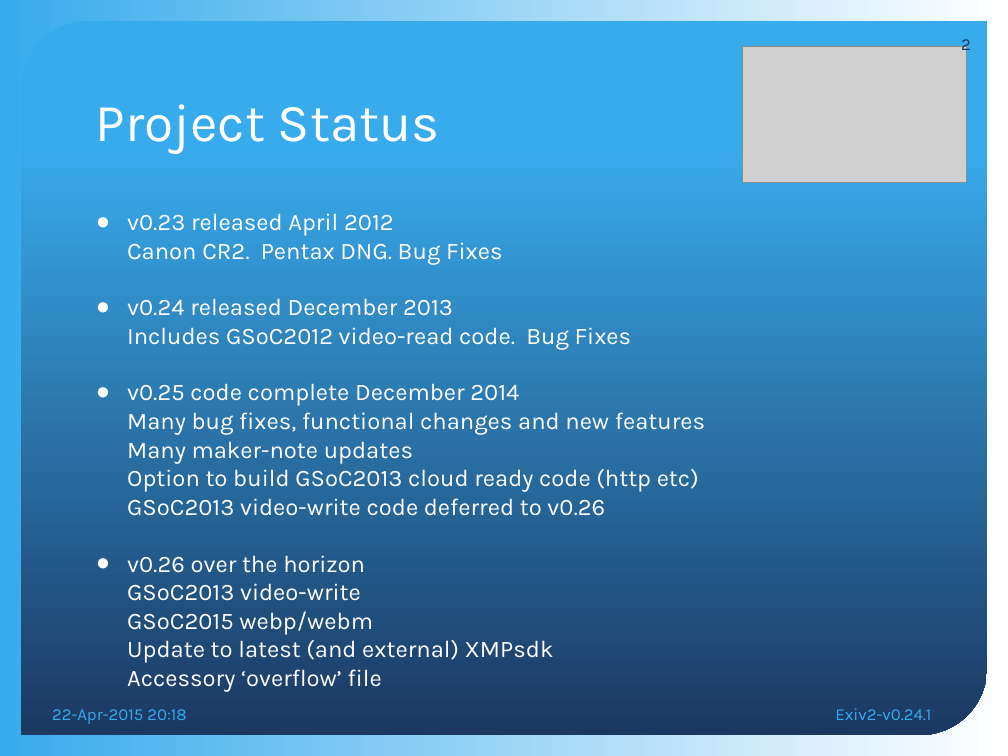
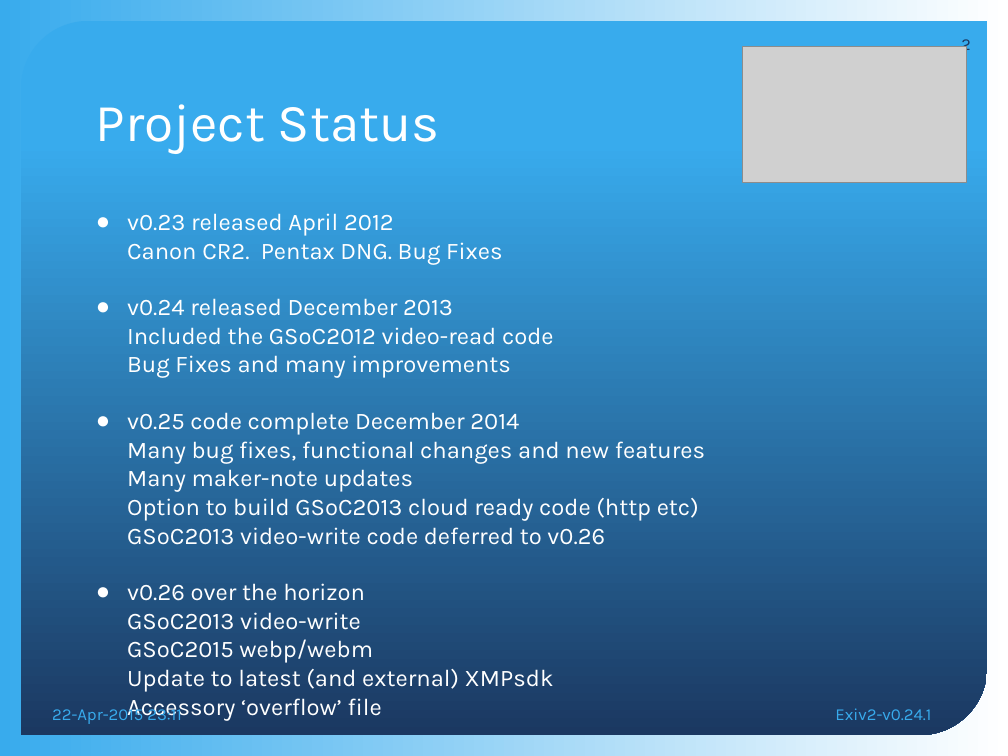
Before and after one commit to nehaljwani/team.exiv2.org, a slide deck: slide 2 of meetings/Exiv2-v0.24.1.pptx. Drawn at 1008x756 pixels with LibreOffice and Linux fonts; fonts in the diff are those of the drawing; grey boxes stand for pictures; background and template pictures are left out. Boxes give left, top, right and bottom in pixels: in the first picture for what was removed or moved away, otherwise in the second. Text is boxed around its words. In the diff, an @@ line names an element or a change of style, - is before the commit and + after.

```diff
--- a/meetings/Exiv2-v0.24.1.pptx
+++ b/meetings/Exiv2-v0.24.1.pptx
@@ text at bbox=[127, 298, 554, 378]: text changed @@
-● v0.24 released December 2013
-  Includes GSoC2012 video-read code. Bug Fixes
+● v0.24 released December 2013
+  Included the GSoC2012 video-read code
+  Bug Fixes and many improvements
@@ text at bbox=[52, 705, 182, 724]: text changed @@
-22-Apr-2015 20:18
+22-Apr-2015 23:11
```
Also in this commit, not shown: 8 other slides changed, 1 other file.
